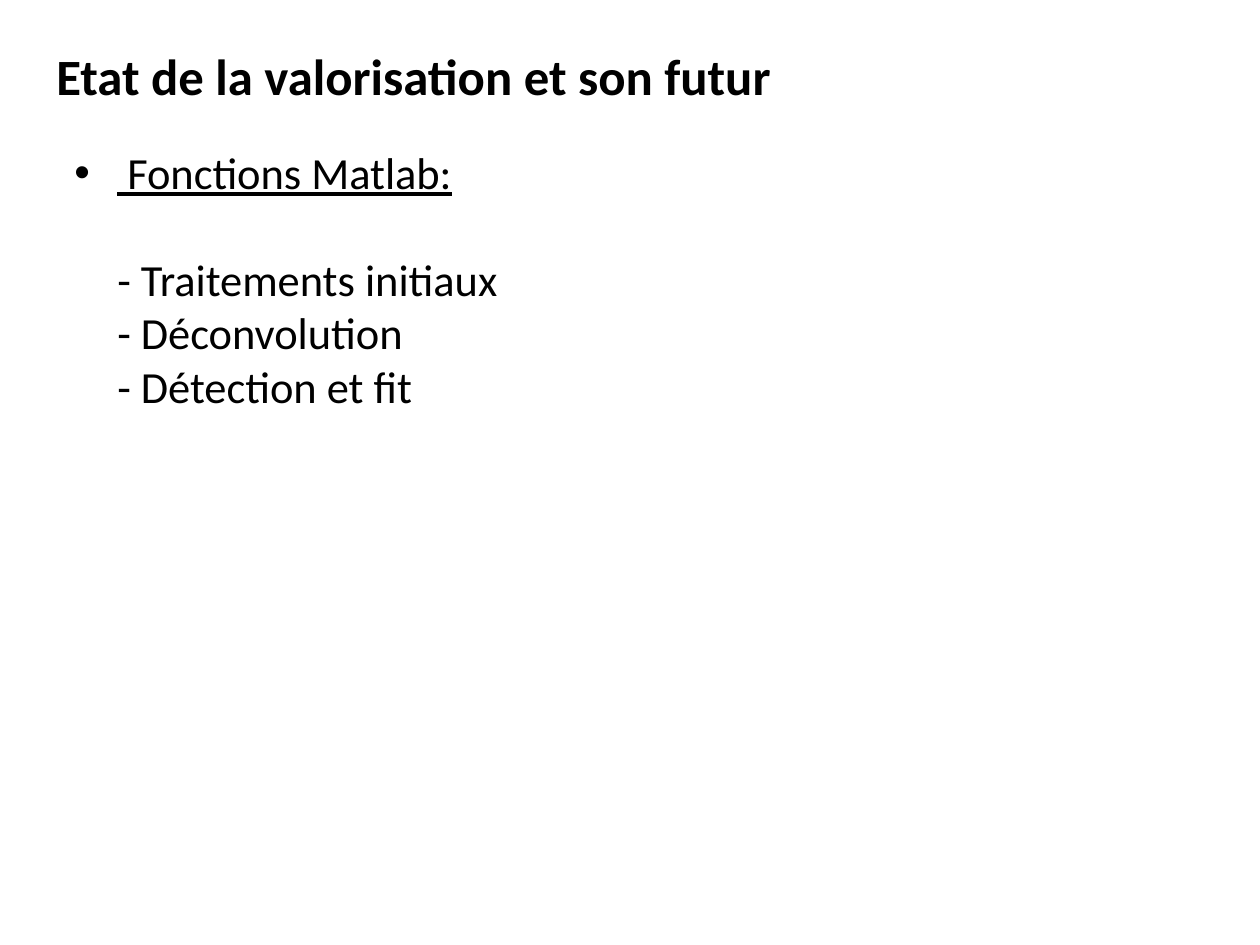
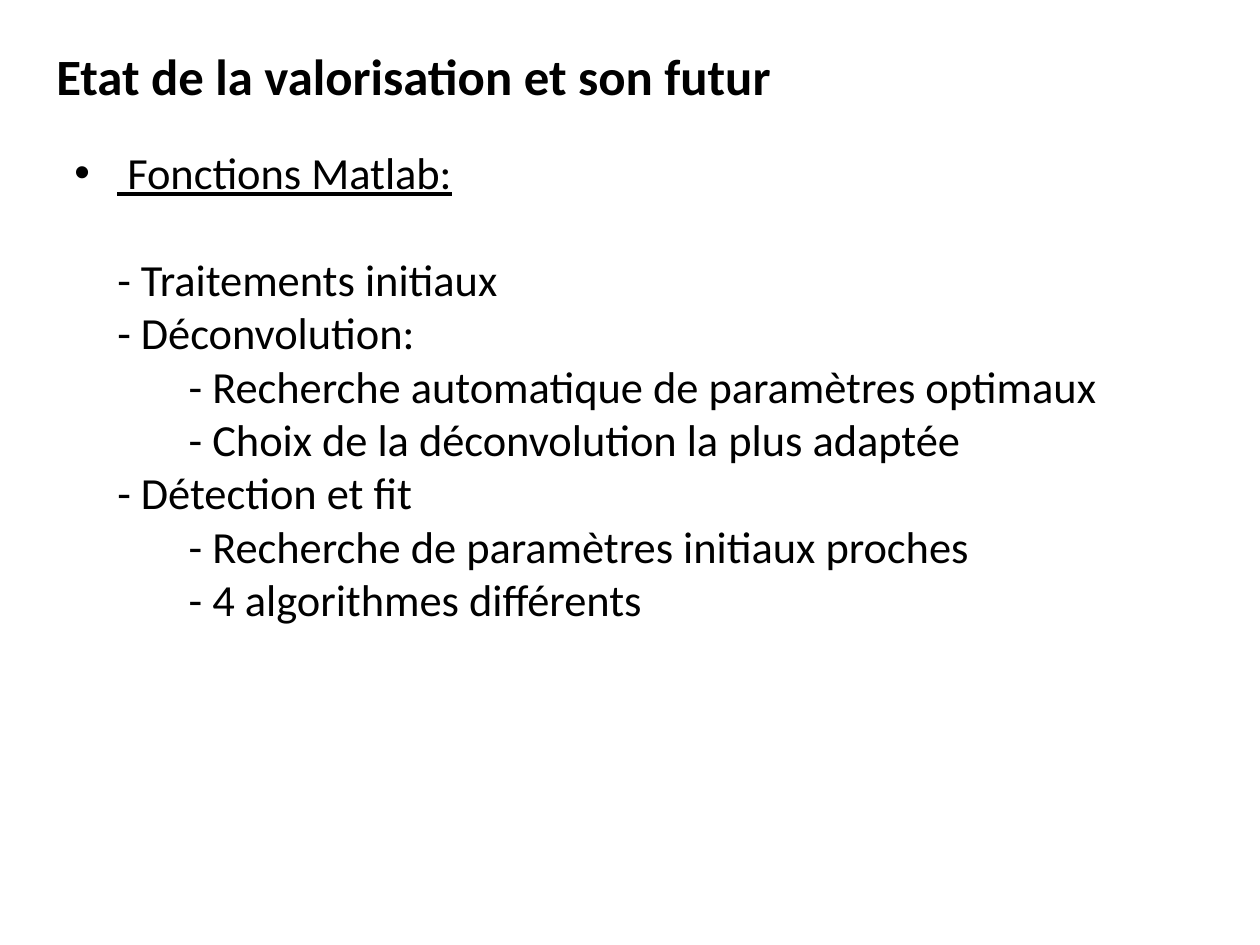
Before and after one commit to AdrienMau/ProjetDeconvolution, a slide deck: slide 8 of CR/CR Projet A.odp [Réparé].pptx (slide 5 before the commit). Drawn at 1260x945 pixels with LibreOffice and Linux fonts; fonts in the diff are those of the drawing. Boxes give left, top, right and bottom in pixels: in the first picture for what was removed or moved away, otherwise in the second. Text is boxed around its words. In the diff, an @@ line names an element or a change of style, - is before the commit and + after.

```diff
--- a/CR/CR Projet A.odp [Réparé].pptx
+++ b/CR/CR Projet A.odp [Réparé].pptx
@@ text at [127,158,1096,624]: text changed @@
-• Fonctions Matlab:
-  - Traitements initiaux
-  - Déconvolution
-  - Détection et fit
+• Fonctions Matlab:
+  - Traitements initiaux
+  - Déconvolution:
+  - Recherche automatique de paramètres optimaux
+  - Choix de la déconvolution la plus adaptée
+  - Détection et fit
+  - Recherche de paramètres initiaux proches
+  - 4 algorithmes différents
```
Also in this commit, not shown: 3 other slides changed, 3 slides added, 9 other files.
